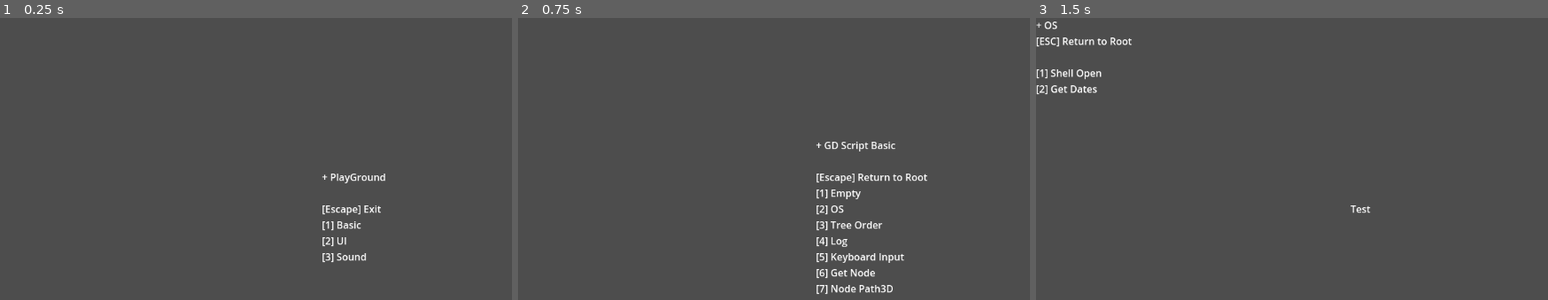
Above: before the commit, frames 1-3 (left to right).
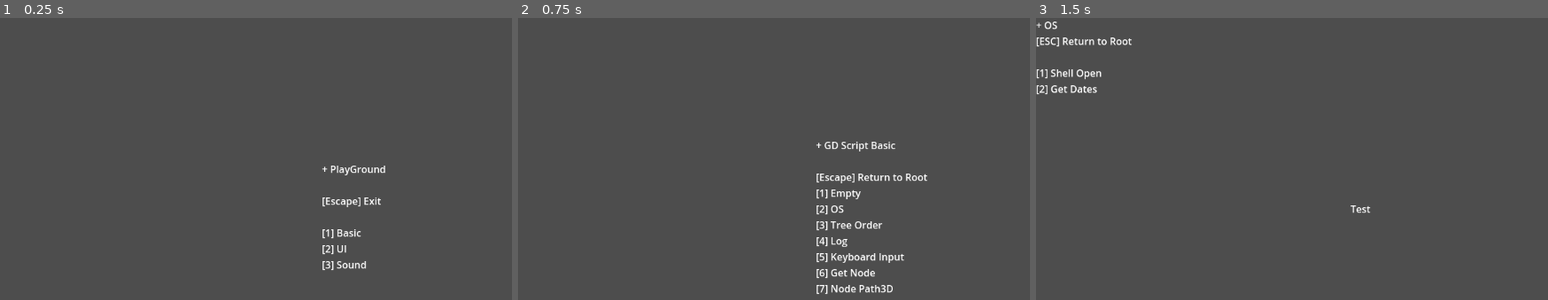
Above: after the commit, the same moments.

Repository: R2Road/godot_playground
Game: Godot game, scene res://playground_main.tscn
The game is run twice, just before and just after one commit, with the same random seed, the same clock (stepped at 60 frames per second) and the same inputs.
Inputs:
- Up to frame 1 (0.25 s): no input
- Up to frame 2 (0.75 s): tap Enter at 0.5 s; hold D from 0.53 s (still down); tap 1 at 0.6 s
- Up to frame 3 (1.5 s): tap Space at 1.25 s; release D at 1.28 s; hold S from 1.28 s (still down); tap 2 at 1.35 s

The runs differ from the first frame. In frame 1, 1.3% of the frame differs, in the area x 62-76%, y 52-90%; in frame 2, nothing differs; in frame 3, nothing differs.

Commit message:
update script : PlaygroundAction

Diff:
--- a/2d_ground/playground_action.gd
+++ b/2d_ground/playground_action.gd
@@ -20,3 +20,12 @@
 		node.get_tree().change_scene_to_file( _scene_path )
 
 	return ret
+
+
+static func new_lf()->PlayGroundAction:
+	var ret = PlayGroundAction.new()
+
+	ret.name = "\n"
+	ret.key = Key.KEY_NONE
+
+	return ret
--- a/2d_ground/playground_action_manager.gd
+++ b/2d_ground/playground_action_manager.gd
@@ -21,7 +21,10 @@
 	var ret : String = ( "+ " + current_scene_name + "\n\n" )
 
 	for i in container:
-		ret += ( "[" + OS.get_keycode_string( i.key ) + "] " + i.name + "\n" )
+		if Key.KEY_NONE != i.key:
+			ret += ( "[" + OS.get_keycode_string( i.key ) + "] " + i.name + "\n" )
+		else:
+			ret += ( i.name )
 
 	return ret
 
--- a/2d_ground/playground_main.gd
+++ b/2d_ground/playground_main.gd
@@ -6,6 +6,7 @@
 var title = "PlayGround"
 var playground_action_manager = PlayGroundActionManager.new(	[
 	  PlayGroundAction.new_mover( "Exit",  Key.KEY_ESCAPE, "res://playground_exit.tscn" )
+	, PlayGroundAction.new_lf()
 	, PlayGroundAction.new_mover( "Basic",  Key.KEY_1, "res://gds_basic/gds_basic_root.tscn" )
 	, PlayGroundAction.new_mover( "UI", Key.KEY_2, "res://gds_ui/gds_ui_root.tscn" )
 	, PlayGroundAction.new_mover( "Sound", Key.KEY_3, "res://gds_sound/gds_sound_root.tscn" )
